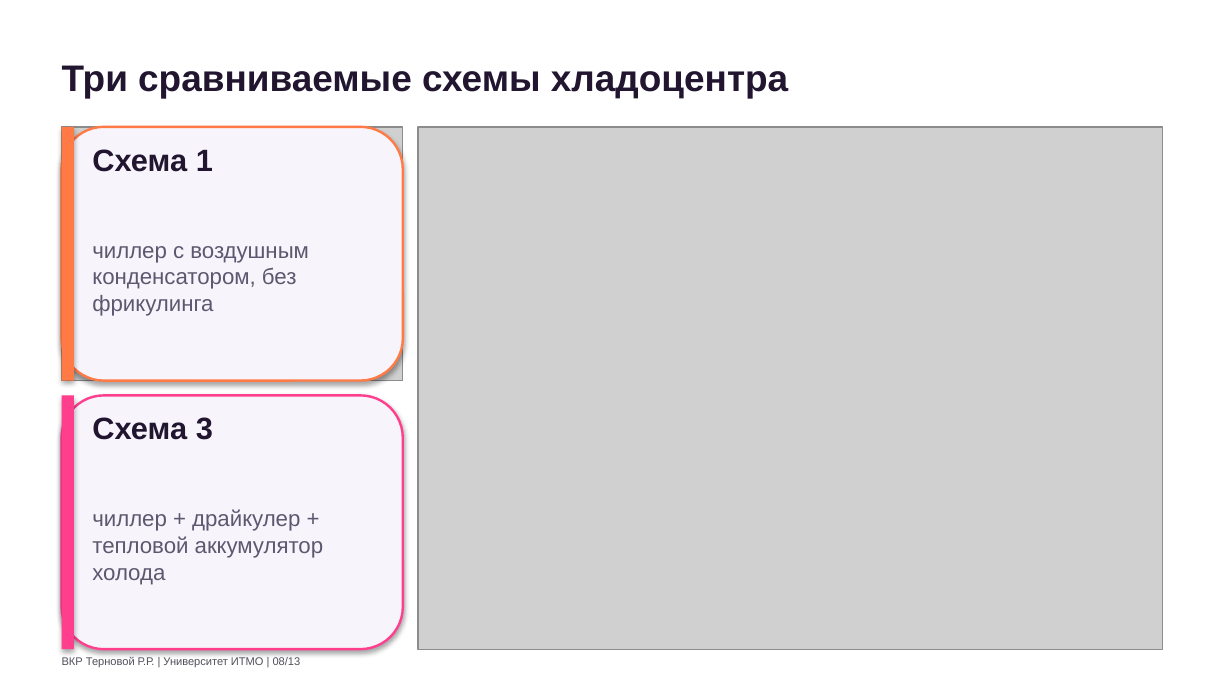
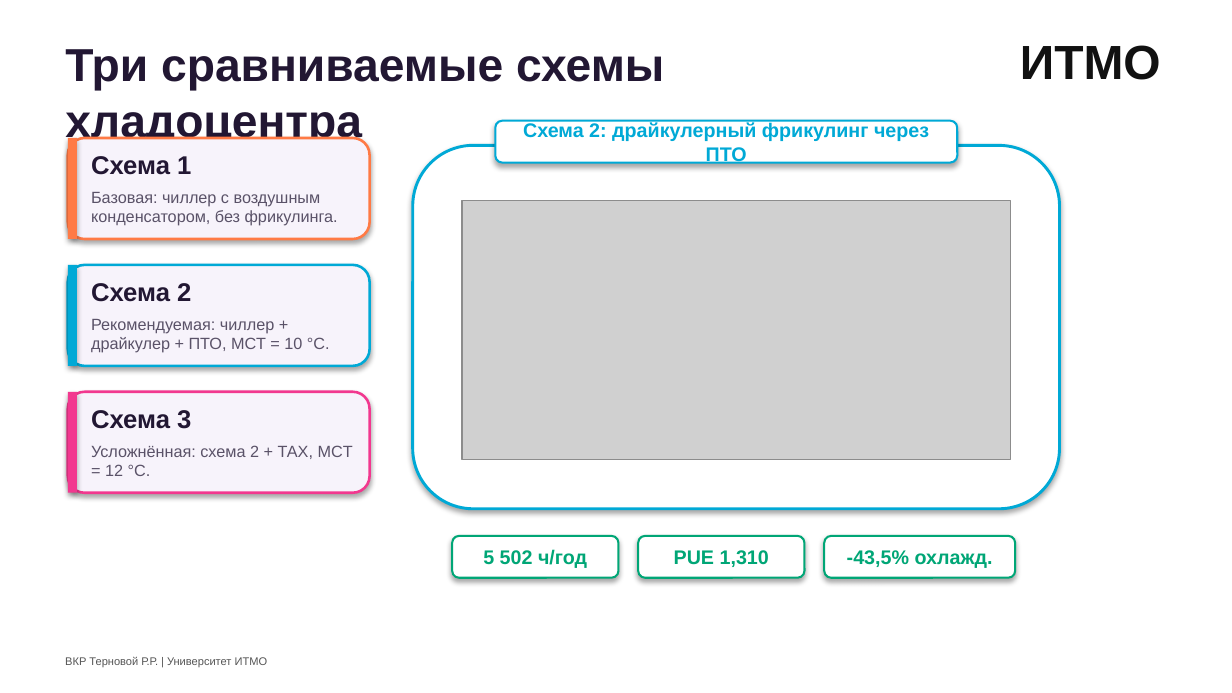
Before and after one commit to SENATOROVAI/VKR_COLD, a slide deck: slide 8 of Презентация_ВКР_Терновой_РР_хладоцентр_ЦОД.pptx. Drawn at 1232x693 pixels with LibreOffice and Linux fonts; fonts in the diff are those of the drawing; grey boxes stand for pictures; background and template pictures are left out. Boxes give left, top, right and bottom in pixels: in the first picture for what was removed or moved away, otherwise in the second. Text is boxed around its words. In the diff, an @@ line names an element or a change of style, - is before the commit and + after.

```diff
--- a/Презентация_ВКР_Терновой_РР_хладоцентр_ЦОД.pptx
+++ b/Презентация_ВКР_Терновой_РР_хладоцентр_ЦОД.pptx
@@ rectangle added at [0, 0, 1232, 692], fill #FFFFFF, outline #FFFFFF 0.75 pt @@
@@ text "Три сравниваемые схемы хладоцентра": place and size @@
-text "Три сравниваемые схемы хладоцентра" at [62, 65, 788, 98]
+text "Три сравниваемые схемы хладоцентра" at [65, 49, 664, 147]
@@ text "Три сравниваемые схемы хладоцентра" at [65, 49, 664, 147]: size 21.6 to 27 pt, text colour #21152F to #221733; vertical alignment middle to top @@
@@ text added at [1020, 45, 1161, 80], 28 pt, text #111111, bold @@
+ИТМО
@@ picture removed at [62, 127, 403, 381] @@
@@ rounded rectangle removed at [62, 127, 403, 381] @@
@@ rectangle: place and size @@
-rectangle at [62, 127, 74, 381]
+rectangle at [68, 138, 76, 239]
@@ rounded rectangle added at [68, 138, 370, 239], fill #F7F3FB, outline #FF7A45 1.5 pt @@
@@ text "Схема 1" at [91, 156, 191, 175]: size 18 to 15 pt, text colour #21152F to #221733; vertical alignment middle to top @@
@@ rounded rectangle added at [413, 145, 1060, 509], fill #FFFFFF, outline #00A9D6 1.7 pt @@
@@ rounded rectangle added at [495, 121, 957, 163], fill #FFFFFF, outline #00A9D6 1.2 pt, 11.5 pt, text #00A9D6, bold @@
+Схема 2: драйкулерный фрикулинг через ПТО
@@ text "Базовая: чиллер с воздушным конденсатором, ..." at [91, 192, 338, 226]: vertical alignment middle to top @@
@@ text at [91, 192, 338, 226]: text changed; size 13 to 9.5 pt; text colour #5D5870 to #5A5268 @@
-чиллер с воздушным конденсатором, без фрикулинга
+Базовая: чиллер с воздушным конденсатором, без фрикулинга.
@@ picture: place and size @@
-picture at [418, 127, 1162, 649]
+picture at [462, 201, 1010, 460]
@@ rounded rectangle added at [68, 265, 370, 366], fill #F7F3FB, outline #00A9D6 1.5 pt @@
@@ rectangle added at [68, 265, 76, 366], fill #00A9D6 @@
@@ text added at [91, 283, 191, 302], 15 pt, text #221733, bold @@
+Схема 2
@@ text added at [91, 319, 330, 353], 9.5 pt, text #5A5268 @@
+Рекомендуемая: чиллер + драйкулер + ПТО, MCT = 10 °C.
@@ rounded rectangle removed at [62, 395, 403, 649] @@
@@ rectangle removed at [62, 395, 74, 649] @@
@@ rounded rectangle added at [68, 392, 370, 493], fill #F7F3FB, outline #F2388F 1.5 pt @@
@@ rectangle added at [68, 392, 76, 493], fill #F2388F @@
@@ text "Схема 3" at [91, 410, 191, 429]: size 18 to 15 pt, text colour #21152F to #221733; vertical alignment middle to top @@
@@ text "Схема 3": place and size @@
-text "Схема 3" at [92, 417, 213, 440]
+text "Схема 3" at [91, 410, 191, 429]
@@ text added at [91, 445, 353, 476], 9.5 pt, text #5A5268 @@
+Усложнённая: схема 2 + ТАХ, MCT = 12 °C.
@@ text removed at [92, 509, 324, 585] @@
-чиллер + драйкулер + тепловой аккумулятор холода
@@ rounded rectangle added at [452, 536, 618, 578], fill #FFFFFF, outline #00A676 1.2 pt, 11.5 pt, text #00A676, bold @@
+5 502 ч/год
@@ rounded rectangle added at [638, 536, 804, 578], fill #FFFFFF, outline #00A676 1.2 pt, 11.5 pt, text #00A676, bold @@
+PUE 1,310
@@ rounded rectangle added at [824, 536, 1015, 578], fill #FFFFFF, outline #00A676 1.2 pt, 11.5 pt, text #00A676, bold @@
+-43,5% охлажд.
@@ text "ВКР Терновой Р.Р. | Университет ..." at [65, 657, 268, 667]: vertical alignment middle to top @@
@@ text at [65, 657, 268, 667]: text changed; text colour #50505A to #555555 @@
-ВКР Терновой Р.Р. | Университет ИТМО | 08/13
+ВКР Терновой Р.Р. | Университет ИТМО
```
Also in this commit, not shown: 4 other slides changed.
